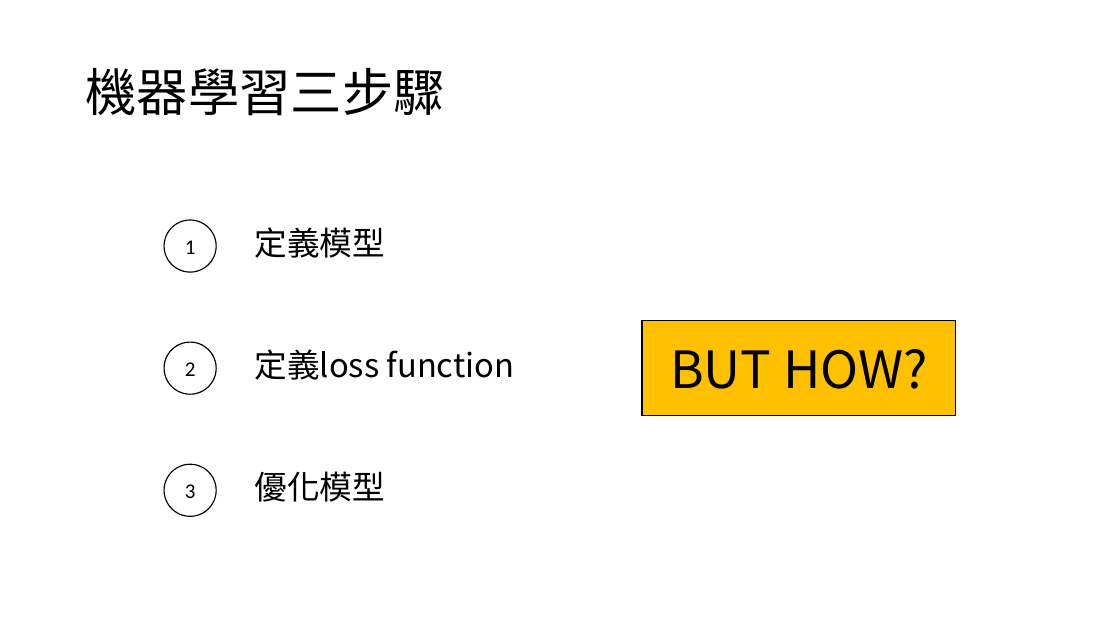
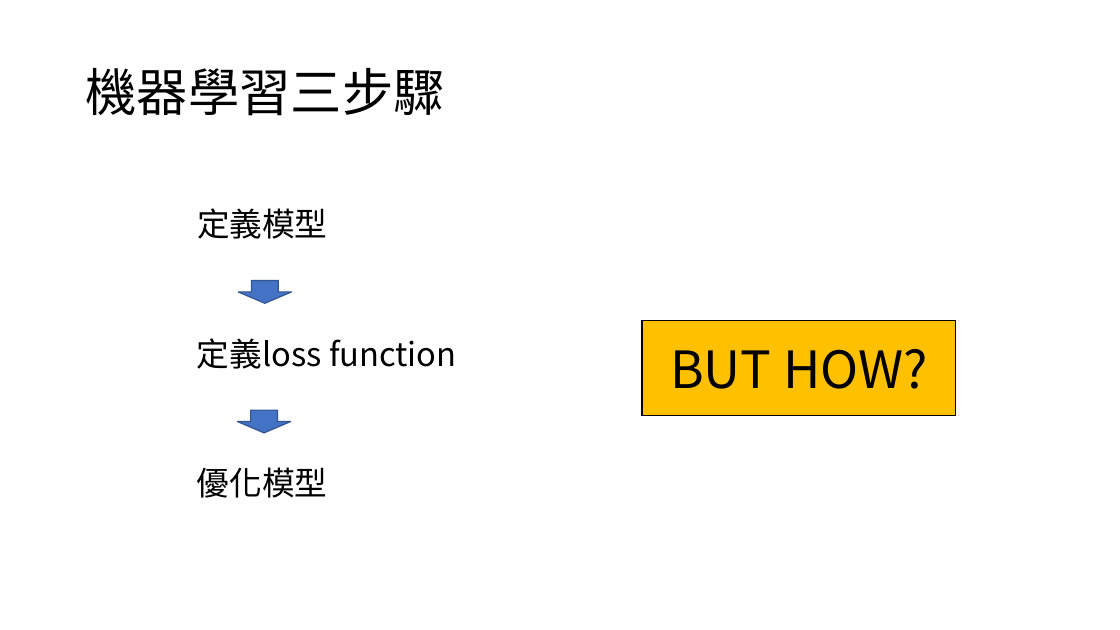
Before and after one commit to 312707047/Dino-Run-with-Rainbow-DQN, a slide deck: slide 5 of 107302002.pptx. Drawn at 1120x630 pixels with LibreOffice and Linux fonts; fonts in the diff are those of the drawing. Boxes give left, top, right and bottom in pixels: in the first picture for what was removed or moved away, otherwise in the second. Text is boxed around its words. In the diff, an @@ line names an element or a change of style, - is before the commit and + after.

```diff
--- a/107302002.pptx
+++ b/107302002.pptx
@@ text "定義模型": place and size @@
-text "定義模型" at box(255, 227, 386, 258)
+text "定義模型" at box(197, 208, 328, 239)
@@ ellipse removed at box(164, 220, 216, 272) @@
-1
@@ down arrow added at box(238, 281, 292, 303), fill #4472C4, outline #325491 1 pt @@
@@ ellipse removed at box(164, 342, 216, 394) @@
-2
@@ text "定義loss function": place and size @@
-text "定義loss function" at box(255, 349, 515, 380)
+text "定義loss function" at box(197, 338, 457, 369)
@@ down arrow added at box(237, 410, 291, 433), fill #4472C4, outline #325491 1 pt @@
@@ ellipse removed at box(164, 465, 216, 517) @@
-3
@@ text "優化模型": place and size @@
-text "優化模型" at box(255, 471, 386, 502)
+text "優化模型" at box(197, 467, 328, 498)
```
Also in this commit, not shown: 2 other slides changed, 8 slides added, 22 other files.
